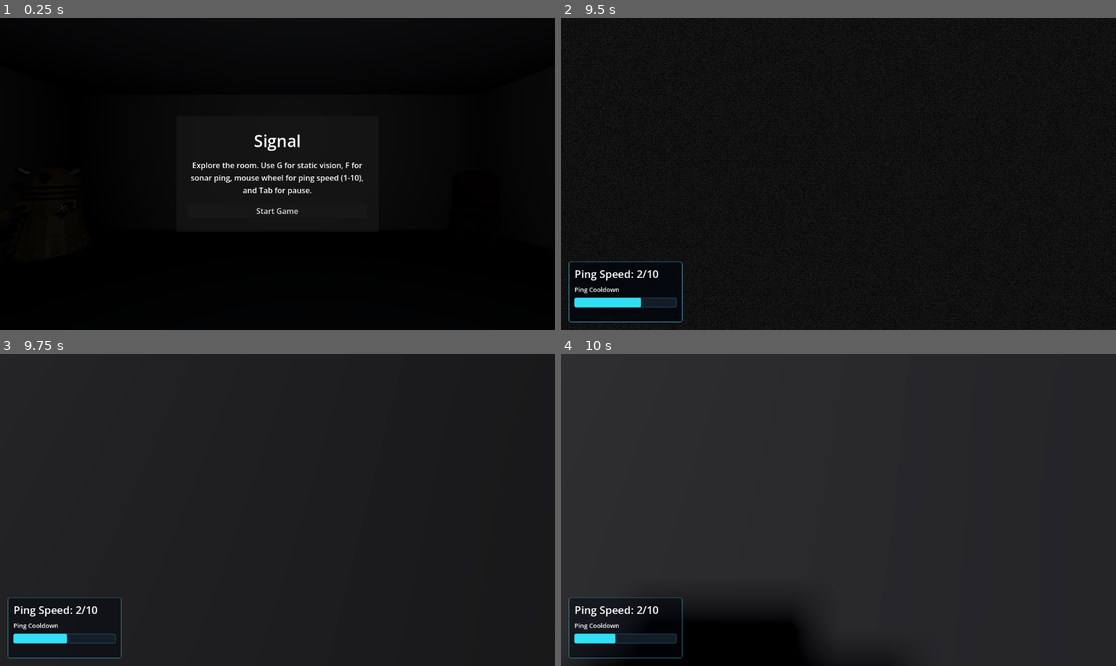
Above: before the commit, frames 1-4 (two rows, left to right).
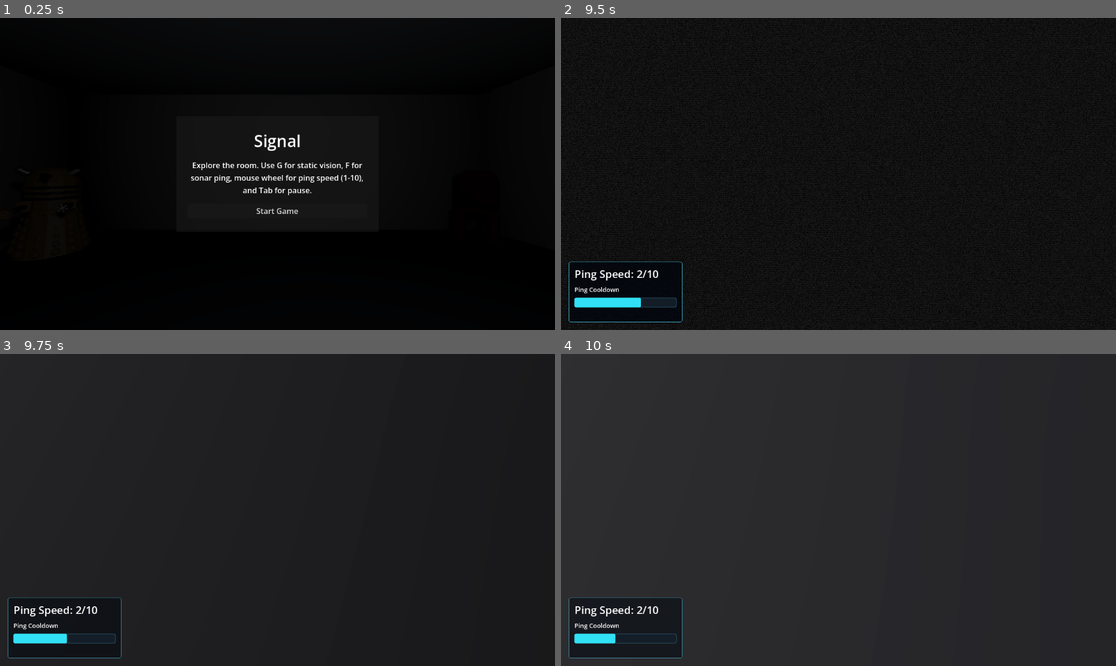
Above: after the commit, the same moments.

Repository: frkatona/LD59-Signal
Game: Godot game, scene res://scenes/main.tscn
Same seed, same stepped clock (60 frames per second), same inputs: the game is played once before the commit and once after it. Sound files missing from this copy of the repository are replaced by a short silence.
Inputs (mouse positions are in pixels of both pictures, inside the frame that each line leads up to):
- Up to frame 1 (0.25 s): no input
- Up to frame 2 (9.5 s): click "Start Game" at 0.5 s; tap Enter at 1.25, 6.5 s; move the mouse to (866, 174) at 1.27 s; hold E (interact) 1.28-2.03 s; hold W 1.28-6.53 s; click (866, 174) at 1.42 s; tap Space at 1.52, 2.27, 2.75, 3.77, 4.52, 5.27, 6.77, 7.25, 7.52, 8.27 s; move the mouse to (810, 174) at 2.02 s; tap F (sonar_ping) at 2.1, 6.6 s; click (810, 174) at 2.17 s; move the mouse to (849, 167) at 2.77 s; hold G (toggle_sonar_mode) 2.78-3.53 s; click (849, 167) at 2.92 s; move the mouse to (832, 180) at 3.52 s; tap E (interact) at 3.6, 8.1 s; click (832, 180) at 3.67 s; move the mouse to (877, 177) at 4.27 s; hold F (sonar_ping) 4.28-5.03 s; click (877, 177) at 4.42 s; move the mouse to (794, 170) at 5.02 s; tap G (toggle_sonar_mode) at 5.1 s; click (794, 170) at 5.17 s; move the mouse to (844, 174) at 5.77 s; hold E (interact) 5.78-6.53 s; click (844, 174) at 5.92 s; move the mouse to (816, 167) at 6.52 s; hold D 6.53-7.28 s; click (816, 167) at 6.67 s; move the mouse to (866, 174) at 7.27 s; hold G (toggle_sonar_mode) 7.28-8.03 s; hold W from 7.28 s (still down); click (866, 174) at 7.42 s; move the mouse to (810, 174) at 8.02 s; click (810, 174) at 8.17 s; move the mouse to (849, 167) at 8.77 s; hold F (sonar_ping) from 8.78 s (still down); click (849, 167) at 8.92 s
- Up to frame 3 (9.75 s): move the mouse to (271, 516) at 9.52 s; release W at 9.53 s; release F (sonar_ping) at 9.53 s; hold A from 9.53 s (still down); tap G (toggle_sonar_mode) at 9.6 s; click (271, 516) at 9.67 s
- Up to frame 4 (10 s): keep holding A; tap Space at 9.77 s

Frames 1-3 are identical in both runs. In frame 4, 4.5% of the frame differs, in the area x 5-52%, y 81-100%.

Commit message:
Added enemy pushing

Diff:
--- a/project.godot
+++ b/project.godot
@@ -42,6 +42,10 @@
 ]
 }
 
+[layer_names]
+
+3d_physics/layer_9="Enemy Rigid Body"
+
 [physics]
 
 3d/physics_engine="Jolt Physics"
--- a/scenes/enemy.tscn
+++ b/scenes/enemy.tscn
@@ -11,11 +11,9 @@
 
 [sub_resource type="CapsuleMesh" id="CapsuleMesh_tipki"]
 radius = 0.4
-height = 1.7
 
 [sub_resource type="CapsuleShape3D" id="CapsuleShape3D_85g3d"]
 radius = 0.4
-height = 1.7
 
 [node name="Enemy" type="CharacterBody3D" unique_id=1286619820]
 script = ExtResource("1_4a83h")
@@ -30,3 +28,16 @@
 shape = SubResource("CapsuleShape3D_85g3d")
 
 [node name="NavigationAgent3D" type="NavigationAgent3D" parent="." unique_id=252501687]
+
+[node name="EnemyRigidBody" type="RigidBody3D" parent="." unique_id=394658201]
+unique_name_in_owner = true
+top_level = true
+collision_layer = 256
+axis_lock_angular_x = true
+axis_lock_angular_y = true
+axis_lock_angular_z = true
+mass = 50.0
+
+[node name="CollisionShape3D" type="CollisionShape3D" parent="EnemyRigidBody" unique_id=720882290]
+transform = Transform3D(1, 0, 0, 0, 1, 0, 0, 0, 1, 0, 1, 0)
+shape = SubResource("CapsuleShape3D_85g3d")
--- a/scenes/main.tscn
+++ b/scenes/main.tscn
@@ -176,7 +176,7 @@
 points = PackedVector3Array(-0.00023770332, -0.07741142, -1, -0.00023770332, 0.049186274, -1, 0.23672593, -0.07741142,  …(6795 unchanged characters)…
 
 [sub_resource type="NavigationMesh" id="NavigationMesh_tipki"]
-vertices = PackedVector3Array(-5.5, 5, 6, 5.5, 5, 6, 6, 5, 5 …(84 unchanged characters)…  -5.25, 0.5, -5.25, -5.25, 0.5, -4.75, 4.25, 0.5, -5.25, -3, 0.5, -2.75, -1.5, 0.5, -1, 1.75, 0.5, -1, 2, 0.5, 0.25, 5.5, 0.5, 0.25, 5.5, 0.5, -4.25, 4.5, 0.5, -4.25, -2, 0.5, -0.75, -4.25, 0.5, -2.25, -4. …(207 unchanged characters)…
+vertices = PackedVector3Array(-5.5, 5, 6, 5.5, 5, 6, 6, 5, 5 …(84 unchanged characters)…  -5.25, 0.5, -5.25, -5.25, 0.5, -4.75, 4, 0.5, -5.25, -3, 0.5, -2.75, -1.5, 0.5, -1, 1.75, 0.5, -1, 2, 0.5, 0.25, 5.5, 0.5, 0.25, 5.5, 0.5, -4, 4.5, 0.5, -4, -2, 0.5, -0.75, -4.25, 0.5, -2.25, -4. …(207 unchanged characters)…
 polygons = [PackedInt32Array(1, 0, 2), PackedInt32Array(2, 0, 3), PackedInt32Array(3, 0, 4), PackedInt32Array(7, 6, 5), …(740 unchanged characters)…
 geometry_source_geometry_mode = 1
 geometry_source_group_name = &"NAVMESH"
--- a/scenes/player.tscn
+++ b/scenes/player.tscn
@@ -4,6 +4,10 @@
 
 [sub_resource type="BoxShape3D" id="BoxShape3D_player"]
 size = Vector3(0.7, 1.8, 0.7)
+
+[sub_resource type="CapsuleShape3D" id="CapsuleShape3D_3vyb7"]
+radius = 0.7
+height = 1.5
 
 [node name="Player" type="CharacterBody3D" unique_id=22887971]
 script = ExtResource("1_8afob")
@@ -17,3 +21,16 @@
 
 [node name="Camera3D" type="Camera3D" parent="CameraPivot" unique_id=1194919771]
 current = true
+
+[node name="PushArea" type="Area3D" parent="." unique_id=1916487078]
+unique_name_in_owner = true
+visible = false
+collision_layer = 0
+collision_mask = 256
+monitorable = false
+
+[node name="CollisionShape3D" type="CollisionShape3D" parent="PushArea" unique_id=126007424]
+transform = Transform3D(1, 0, 0, 0, -4.371139e-08, 1, 0, -1, -4.371139e-08, 0, 1, -0.90649414)
+visible = false
+shape = SubResource("CapsuleShape3D_3vyb7")
+debug_color = Color(0, 0.6, 0.69803923, 0)
--- a/scripts/enemy.gd
+++ b/scripts/enemy.gd
@@ -1,32 +1,89 @@
 extends CharacterBody3D
+
+const NAV_MESH_OFFSET := Vector3(0, 0.5, 0)
 
 @export var move_speed: float = 3.0
 @export var nav_mesh: NavigationRegion3D
 @export var player: CharacterBody3D
+@export var normal_color: Color = Color(0.20241532, 0.17677477, 0.4619112, 1.0)
+@export var pushed_color: Color = Color(1.0, 0.25, 0.25, 1.0)
 
 @onready var navigation_agent_3d: NavigationAgent3D = $NavigationAgent3D
+@onready var enemy_rigid_body: RigidBody3D = %EnemyRigidBody
+@onready var enemy_mesh: MeshInstance3D = $MeshInstance3D
+
+var gravity: float = float(ProjectSettings.get_setting("physics/3d/default_gravity"))
+
+var is_being_pushed: bool = false
+var enemy_material: StandardMaterial3D
 
 func _ready() -> void:
 	assert(player, "Player node not found in the scene tree.")
 	assert(nav_mesh, "NavigationRegion3D not assigned.")
 	assert(navigation_agent_3d, "NavigationAgent3D node not found in the scene tree.")
+	assert(enemy_mesh, "MeshInstance3D node not found in the scene tree.")
+
+	enemy_rigid_body.top_level = true
+	enemy_rigid_body.global_position = global_position
+	enemy_rigid_body.add_collision_exception_with(self)
+
+	# Duplicate material so each enemy can change color independently at runtime.
+	if enemy_mesh.material_override is StandardMaterial3D:
+		enemy_material = (enemy_mesh.material_override as StandardMaterial3D).duplicate()
+		enemy_mesh.material_override = enemy_material
+	else:
+		enemy_material = StandardMaterial3D.new()
+		enemy_mesh.material_override = enemy_material
+
+	_update_color()
 
 	# Wait for the navigation map to initialize
 	await get_tree().physics_frame
 
-func _physics_process(delta: float) -> void:
+func _physics_process(_delta: float) -> void:
+	_update_color()
+
+	if is_being_pushed:
+		global_position = enemy_rigid_body.global_position
+
+		if enemy_rigid_body.linear_velocity.length() < 0.1:
+			velocity = Vector3.ZERO
+			is_being_pushed = false
+		return
+	else:
+		enemy_rigid_body.linear_velocity = Vector3.ZERO
+		enemy_rigid_body.global_position = global_position
+
+
 	if not nav_mesh:
 		return
 	elif not navigation_agent_3d.get_navigation_map():
 		navigation_agent_3d.set_navigation_map(nav_mesh)
 
-	if player:
-		navigation_agent_3d.target_position = player.global_transform.origin
+	navigation_agent_3d.target_position = player.global_transform.origin
 
 	if navigation_agent_3d.is_navigation_finished():
 		return
 	else:
 		var next_path_position: Vector3 = navigation_agent_3d.get_next_path_position()
 		var direction: Vector3 = (next_path_position - global_transform.origin).normalized()
-		velocity = direction * move_speed
+		velocity = direction - NAV_MESH_OFFSET * move_speed
+
+		# Apply gravity
+		velocity.y -= gravity * _delta
 		move_and_slide()
+
+func _update_color() -> void:
+	if not enemy_material:
+		return
+
+	var target_color: Color = pushed_color if is_being_pushed else normal_color
+	enemy_material.albedo_color = target_color
+	enemy_material.emission_enabled = true
+	enemy_material.emission = target_color
+
+func do_push(direction: Vector3) -> void:
+	print("Enemy is being pushed!")
+	is_being_pushed = true
+	enemy_rigid_body.linear_velocity = direction
+	print("Push velocity applied to enemy: ", direction)
--- a/scripts/first_person_controller.gd
+++ b/scripts/first_person_controller.gd
@@ -5,8 +5,10 @@
 @export var mouse_sensitivity: float = 0.0025
 @export var ground_acceleration: float = 20.0
 @export var air_acceleration: float = 8.0
+@export var push_velocity: float = 6
 
 @onready var camera_pivot: Node3D = $CameraPivot
+@onready var push_area: Area3D = %PushArea
 
 var gravity: float = float(ProjectSettings.get_setting("physics/3d/default_gravity"))
 var pitch: float = 0.0
@@ -49,6 +51,9 @@
 	if event is InputEventMouseButton and event.pressed and event.button_index == MOUSE_BUTTON_LEFT:
 		Input.set_mouse_mode(Input.MOUSE_MODE_CAPTURED)
 
+	if event is InputEventMouseButton and event.pressed and event.button_index == MOUSE_BUTTON_RIGHT:
+		do_push()
+
 
 func _physics_process(delta: float) -> void:
 	if not controls_enabled:
@@ -79,3 +84,35 @@
 	velocity.z = move_toward(velocity.z, target_velocity.z, acceleration * delta)
 
 	move_and_slide()
+
+func do_push() -> void:
+	print("Attacking!")
+	# Get all bodies overlapping with the push area
+	var overlapping_bodies = push_area.get_overlapping_bodies()
+	print("Overlapping bodies: ", overlapping_bodies.size())
+
+	var direction: Vector3 = -global_transform.basis.z
+	direction.y = 0.0
+	direction = direction.normalized()
+	print("Push direction: ", direction, "with cardinal direction: ", get_cardinal_direction(direction))
+
+	for body in overlapping_bodies:
+		if body is RigidBody3D:
+			body.get_parent().do_push(direction * push_velocity)
+			print ("Pushing body: ", body.name)
+
+func get_cardinal_direction(direction: Vector3) -> String:
+	var angle = atan2(direction.x, direction.z)
+	if angle < 0:
+		angle += 2 * PI
+
+	if angle >= 0 and angle < PI / 4:
+		return "North"
+	elif angle >= PI / 4 and angle < 3 * PI / 4:
+		return "East"
+	elif angle >= 3 * PI / 4 and angle < 5 * PI / 4:
+		return "South"
+	elif angle >= 5 * PI / 4 and angle < 7 * PI / 4:
+		return "West"
+	else:
+		return "North"
